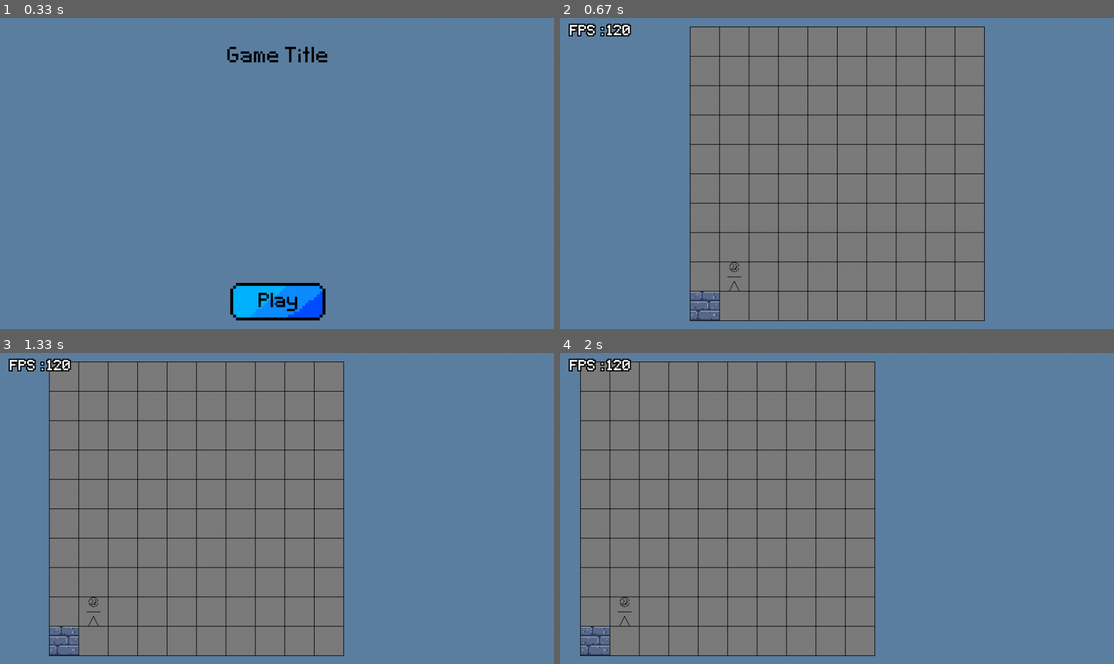
Above: before the commit, frames 1-4 (two rows, left to right).
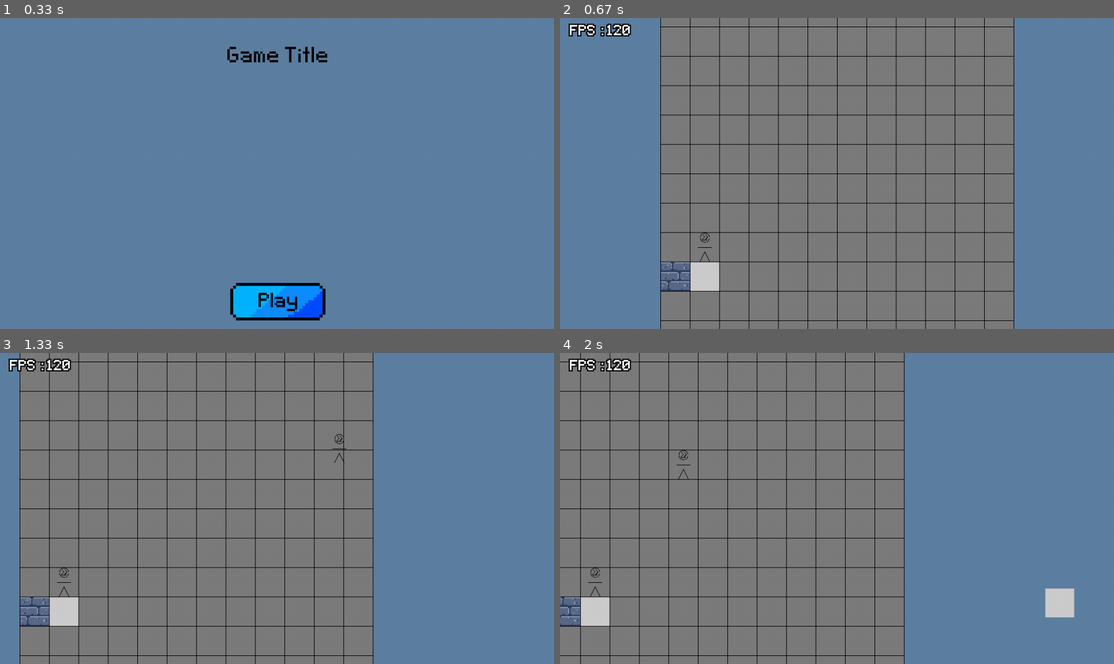
Above: after the commit, the same moments.

Repository: mementojunior123/block_dude_ml
Game: pygame game, started from main.py
The game is run twice, just before and just after one commit, with the same random seed, the same clock (stepped at 60 frames per second) and the same inputs.
Inputs (mouse positions are in pixels of both pictures, inside the frame that each line leads up to):
- Up to frame 1 (0.33 s): no input
- Up to frame 2 (0.67 s): press the mouse at (837, 301) at 0.37 s; move the mouse to (859, 198) at 0.47 s; release the mouse at (886, 98) at 0.6 s
- Up to frame 3 (1.33 s): hold O 0.67-1.13 s; hold D 0.67-1.13 s; tap 4 at 1.17 s
- Up to frame 4 (2 s): press the mouse at (726, 477) at 1.53 s; move the mouse to (886, 533) at 1.63 s; release the mouse at (1047, 589) at 1.77 s; hold 0 from 1.83 s (still down); hold D from 1.83 s (still down); tap 2 at 1.98 s

Frame 1 is identical in both runs. In frame 2, 14% of the frame differs, in the area x 18-82%, y 0-100%; in frame 3, 14%; in frame 4, 13%.

Commit message:
Finalised the map editor

Diff:
--- a/game/game_module.py
+++ b/game/game_module.py
@@ -53,6 +53,7 @@
         core_object.event_manager.bind(pygame.MOUSEBUTTONDOWN, self.handle_mouse_event)
         core_object.event_manager.bind(pygame.MOUSEBUTTONUP, self.handle_mouse_event)
         core_object.event_manager.bind(pygame.MOUSEMOTION, self.handle_mouse_event)
+        core_object.event_manager.bind(Sprite.SPRITE_CLICKED, self.handle_mouse_event)
 
     def remove_connections(self):
         core_object.event_manager.unbind(pygame.KEYDOWN, self.handle_key_event)
@@ -61,6 +62,7 @@
         core_object.event_manager.unbind(pygame.MOUSEBUTTONDOWN, self.handle_mouse_event)
         core_object.event_manager.unbind(pygame.MOUSEBUTTONUP, self.handle_mouse_event)
         core_object.event_manager.unbind(pygame.MOUSEMOTION, self.handle_mouse_event)
+        core_object.event_manager.unbind(Sprite.SPRITE_CLICKED, self.handle_mouse_event)
 
     def handle_key_event(self, event : pygame.Event):
         self.state.handle_key_event(event)
@@ -69,7 +71,7 @@
         self.state.handle_mouse_event(event)
 
     def main_logic(self, delta : float):
-        pass
+        self.state.main_logic(delta)
 
     def pause(self):
         if not self.active: return
--- a/game/game_states.py
+++ b/game/game_states.py
@@ -3,7 +3,9 @@
 from math import floor
 from random import shuffle, choice
 import random
-from enum import Enum
+import json
+from enum import Enum, IntEnum
+from non_pygame.block_dude_core import CellType, save_map, load_map
 import utils.tween_module as TweenModule
 from utils.ui.ui_sprite import UiSprite
 from utils.ui.textbox import TextBox
@@ -78,6 +80,13 @@
             if event.key == pygame.K_p:
                 self.pause()
 
+class MapEditorMode(IntEnum):
+    SELECT = 0
+    BRICK = 1
+    BLOCK = 2
+    DOOR = 3
+    PLAYER = 4
+
 
 class MapEditorGameState(NormalGameState):
     MAP_SIZE : tuple[int, int] = (10,10)
@@ -85,22 +94,70 @@
     def __init__(self, game_object : 'Game'):
         self.game = game_object
         empty_canvas : SavedMap = {
-            'map' : [[0 for _ in range(10)] for _ in range(10)],
+            'map' : [[0 for _ in range(12)] for _ in range(12)],
             'start_direction' : 1,
             'start_x' : 1,
             'start_y' : 8
             }
         empty_canvas['map'][9][0] = 1
+        empty_canvas['map'][9][1] = CellType.BLOCK.value
         self.map = TileMap.spawn((480, 270), empty_canvas, self.MAP_SCALE)
-
-    def main_logic(self, delta : float):
-        pass
+        self.current_action_mode : MapEditorMode = MapEditorMode.SELECT
+        self.cursor = UiSprite(pygame.transform.scale(Tile.BLOCK_TEXTURE, (50,50)), pygame.rect.Rect(0,0,50,50), 0, zindex=1)
+        self.cursor.visible = False
+        core_object.main_ui.add(self.cursor)
+
+    def main_logic(self, delta : float):
+        self.cursor.rect.topleft = pygame.mouse.get_pos()
 
     def handle_key_event(self, event):
         super().handle_key_event(event)
         if event.type == pygame.KEYDOWN:
             if event.key == pygame.K_o:
-                pass
+                if (pygame.key.get_pressed()[pygame.K_LSHIFT]):
+                    print(self.map.to_saved_map()['map'])
+                else:
+                    save_map('non_pygame/other_maps/map_editor_result.json', self.map.to_saved_map())
+
+            elif event.key == pygame.K_0:
+                self.change_action_mode(MapEditorMode(0))
+            elif event.key == pygame.K_1:
+                self.change_action_mode(MapEditorMode(1))
+            elif event.key == pygame.K_2:
+                self.change_action_mode(MapEditorMode(2))
+            elif event.key == pygame.K_3:
+                self.change_action_mode(MapEditorMode(3))
+            elif event.key == pygame.K_4:
+                self.change_action_mode(MapEditorMode(4))
+
+    def handle_mouse_event(self, event):
+        if event.type == Sprite.SPRITE_CLICKED:
+            clicked_sprite : Sprite|Tile = event.main_hit
+            if not isinstance(clicked_sprite, Tile):
+                return
+            if event.button == 1:
+                if self.current_action_mode == MapEditorMode.SELECT:
+                    if clicked_sprite.tile_type == CellType.PLAYER:
+                        self.map.player_direction *= -1
+                        clicked_sprite.change_type(CellType.PLAYER)
+                else:
+                    clicked_sprite.change_type(CellType(self.current_action_mode.value))
+
+            elif event.button == 2:
+                self.change_action_mode(MapEditorMode(clicked_sprite.tile_type.value))
+
+            elif event.button == 3:
+                clicked_sprite.change_type(CellType.EMPTY)
+
+    def change_action_mode(self, new_mode : MapEditorMode):
+        self.current_action_mode = new_mode
+        self.cursor.visible = False if self.current_action_mode == MapEditorMode.SELECT else True
+        if self.current_action_mode == MapEditorMode.PLAYER and self.map.player_direction == 1:
+            self.cursor.surf = pygame.transform.scale(Tile.PLAYER_TEXTURE_MIRRORED, (50, 50))
+            return
+        self.cursor.surf = pygame.transform.scale(Tile.TEXTURES[CellType(new_mode.value)], (50, 50))
+
+
 
 class PausedGameState(GameState):
     def __init__(self, game_object : 'Game', previous : GameState):
--- a/game/map_sprites.py
+++ b/game/map_sprites.py
@@ -5,7 +5,7 @@
 from utils.animation import Animation
 from utils.pivot_2d import Pivot2D
 from utils.helpers import load_alpha_to_colorkey
-from non_pygame.block_dude_core import CellType, SavedMap, get_map_size
+from non_pygame.block_dude_core import CellType, SavedMap, get_map_size, InvalidMapError
 
 
 class Tile(Sprite):
@@ -72,7 +72,8 @@
         scale = self.current_map.scale
         OW = self.current_map.OUTLINE_WIDTH
         offset = scale + self.current_map.OUTLINE_WIDTH
-        topleft = (offset * self.grid_pos[0] + self.current_map.map_rect.left - OW * 4 - OW // 2, offset * self.grid_pos[1] + self.current_map.map_rect.top - OW * 4 - OW // 2)
+        topleft = (offset * self.grid_pos[0] + self.current_map.map_rect.left + (1),
+                   offset * self.grid_pos[1] + self.current_map.map_rect.top + (1))
         self.move_rect('topleft', pygame.Vector2(topleft))
 
     def clean_instance(self):
@@ -84,7 +85,7 @@
         self.zindex = None
 
 Sprite.register_class(Tile)
-for _ in range(100):
+for _ in range(200):
     Tile()
 
 class TileMap(Sprite):
@@ -102,7 +103,7 @@
         TileMap.inactive_elements.append(self)
 
     @classmethod
-    def spawn(cls, center : tuple[float, float], starting_map : SavedMap, map_scale : int) -> 'Tile':
+    def spawn(cls, center : tuple[float, float], starting_map : SavedMap, map_scale : int) -> 'TileMap':
         element = cls.inactive_elements[0]
 
         element.image = cls.NOTHING_SURF
@@ -114,11 +115,11 @@
         element.scale = map_scale
         element.player_direction = starting_map['start_direction']
         element.map_size = get_map_size(starting_map)
-        element.map_rect = pygame.rect.FRect(0, 0, map_scale * element.map_size[0], map_scale * element.map_size[1])
+        element.map_rect = pygame.rect.FRect(0, 0, (map_scale + element.OUTLINE_WIDTH) * element.map_size[0], (map_scale + element.OUTLINE_WIDTH) * element.map_size[1])
         element.map_rect.center = center
         element.tiles = []
         for y_level, row in enumerate(starting_map['map']):
-            new_row = [Tile.spawn([x, y_level], element, cell) for x, cell in enumerate(row)]
+            new_row = [Tile.spawn([x, y_level], element, CellType(cell)) for x, cell in enumerate(row)]
             element.tiles.append(new_row)
         element.tiles[starting_map['start_y']][starting_map['start_x']].change_type(CellType.PLAYER)
 
@@ -128,6 +129,24 @@
 
         cls.unpool(element)
         return element
+
+    def to_saved_map(self) -> SavedMap:
+        player_coords : tuple[int, int]|None = None
+        for y, row in enumerate(self.tiles):
+            for x, cell in enumerate(row):
+                if cell.tile_type == CellType.PLAYER:
+                    player_coords = (x,y)
+                    break
+            if player_coords: break
+        if not player_coords: raise InvalidMapError('No player found!')
+        grid_map = [[(tile.tile_type.value if tile.tile_type.value != 4 else 0) for tile in row] for row in self.tiles]
+        return {
+            'map' : grid_map,
+            'start_x' : player_coords[0],
+            'start_y' : player_coords[1],
+            'start_direction' : self.player_direction
+        }
+
 
     def make_grid(self) -> pygame.Surface:
         new_surf : pygame.Surface = pygame.surface.Surface(((self.map_size[0]) * (self.scale + self.OUTLINE_WIDTH) + self.OUTLINE_WIDTH,
--- a/game/sprite.py
+++ b/game/sprite.py
@@ -365,7 +365,7 @@
             if len(hit) == 0: return
             hit.sort(key = lambda sprite : sprite.zindex)
             new_event = pygame.event.Event(Sprite.SPRITE_CLICKED, {'main_hit' : hit[-1], 'all_hit' : hit, 'pos' : press_pos,
-                                                                   'finger_id' : -1})
+                                                                   'finger_id' : -1, 'button' : event.button})
             pygame.event.post(new_event)
 
     @classmethod
@@ -378,7 +378,7 @@
             if len(hit) == 0: return
             hit.sort(key = lambda sprite : sprite.zindex)
             new_event = pygame.event.Event(Sprite.SPRITE_CLICKED, {'main_hit' : hit[-1], 'all_hit' : hit, 'pos' : press_pos,
-                                                                   'finger_id' : event.finger_id})
+                                                                   'finger_id' : event.finger_id, 'button' : -1})
             pygame.event.post(new_event)
 
     @classmethod
--- a/non_pygame/block_dude_core.py
+++ b/non_pygame/block_dude_core.py
@@ -83,7 +83,19 @@
     validate_map(map_data['map'], raise_errors=True)
     return map_data
 
-
+def save_map(file_path : str, map : SavedMap) -> bool:
+    with open(file_path, 'w') as file:
+        file.write('{\n')
+        file.write('"map" : [\n')
+        for row in map['map']:
+            if row is map['map'][-1]: break
+            file.write(f'{str(row)},\n')
+        file.write(f'{str(map['map'][-1])}\n')
+        file.write(f'],\n')
+        file.write(f'"start_x" : {map["start_x"]},\n')
+        file.write(f'"start_y" : {map["start_y"]},\n')
+        file.write(f'"start_direction" : {map["start_direction"]}\n')
+        file.write('\t}')
 class Game:
     def __init__(self, starting_map : list[list[int]], start_player_pos : list[int, int], start_orientation : int = 1):
         if not validate_map(starting_map): raise InvalidMapError('Map isnt valid!')
@@ -325,6 +337,7 @@
 
 TEST_MAP : SavedMap = load_map('map_test')
 TEST_MAP2 : SavedMap = load_map('map_test2')
+MAP3 : SavedMap = load_map('map3')
 
 if __name__ == '__main__':
     interactive_test()
--- a/non_pygame/config-feedforward.txt
+++ b/non_pygame/config-feedforward.txt
@@ -45,7 +45,7 @@
 
 # network parameters
 num_hidden              = 0
-num_inputs              = 44
+num_inputs              = 76
 num_outputs             = 4
 
 # node response options
--- /dev/null
+++ b/non_pygame/maps/map3.json
@@ -0,0 +1,13 @@
+{
+"map" : [
+[1, 1, 1, 1, 1, 1, 1, 1, 1, 1, 1, 1],
+[1, 0, 0, 0, 0, 0, 0, 0, 0, 0, 0, 1],
+[1, 0, 0, 0, 0, 0, 0, 0, 0, 0, 3, 1],
+[1, 0, 0, 0, 0, 1, 0, 0, 0, 2, 1, 1],
+[1, 0, 2, 2, 0, 1, 2, 0, 0, 2, 1, 1],
+[1, 1, 1, 1, 1, 1, 1, 1, 1, 1, 1, 1]
+],
+"start_x" : 1,
+"start_y" : 4,
+"start_direction" : 1
+        }
--- a/non_pygame/ml_core.py
+++ b/non_pygame/ml_core.py
@@ -13,7 +13,7 @@
 import block_dude_core as bd_core
 from non_pygame.non_pygame_utils import stall
 
-MAP_USED : bd_core.SavedMap = bd_core.TEST_MAP
+MAP_USED : bd_core.SavedMap = bd_core.MAP3
 
 class PopulationInterface:
     def __init__(self, population : neat.Population, gens : int|None = 50):
@@ -168,7 +168,7 @@
     #pop.add_reporter(neat.Checkpointer(5))
 
     # Run for up to 50 generations.
-    winner = run_interface(PopulationInterface(pop, 50))
+    winner = run_interface(PopulationInterface(pop, 199))
 
     # show final stats
     print('\nBest genome:\n{!s}'.format(winner))
--- /dev/null
+++ b/non_pygame/other_maps/map_editor_result.json
@@ -0,0 +1,19 @@
+{
+"map" : [
+[0, 0, 0, 0, 0, 0, 0, 0, 0, 0, 0, 0],
+[0, 0, 0, 0, 0, 0, 0, 0, 0, 0, 0, 0],
+[0, 0, 0, 0, 0, 0, 0, 0, 0, 0, 0, 0],
+[0, 0, 0, 0, 0, 0, 0, 0, 0, 0, 0, 0],
+[0, 0, 0, 0, 0, 0, 0, 0, 0, 0, 0, 0],
+[0, 0, 0, 0, 0, 0, 0, 0, 0, 0, 0, 0],
+[1, 1, 1, 1, 1, 1, 1, 1, 1, 1, 1, 1],
+[1, 0, 0, 0, 0, 0, 0, 0, 0, 0, 0, 1],
+[1, 0, 0, 0, 0, 0, 0, 0, 0, 0, 3, 1],
+[1, 0, 0, 0, 0, 1, 0, 0, 0, 2, 1, 1],
+[1, 4, 2, 2, 0, 1, 0, 0, 0, 2, 1, 1],
+[1, 1, 1, 1, 1, 1, 1, 1, 1, 1, 1, 1]
+],
+"start_x" : 1,
+"start_y" : 10,
+"start_direction" : 1
+	}
